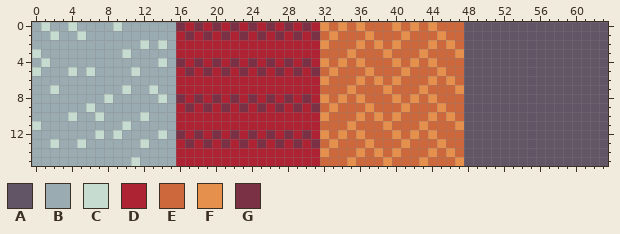
Two versions of one pixel-art sprite, gwjam82/world/floor_tiles.png. The picture above was drawn from the file before the commit.
The file is 64x16 pixels.
Palette (. is transparent): A #625565  B #9babb2  C #c7dcd0  D #ae2334  E #cd683d  F #e6904e  G #7a3045
Pixels before, first column x 0:
 0 BCBBCBBBBCBBBBBBGDGDGDGDGDGDGDGDFEFEFEEEFEFEFEEEAAAAAAAAAAAAAAAA
 1 BBCBBCBBBBBBBBBBDGDGDGDGDGDGDGDGEFEEEFEEEFEEEFEEAAAAAAAAAAAAAAAA
 2 BBBBBBBBBBBBCBCBDDDDDDDDDDDDDDDDFEEEFEFEFEEEFEFEAAAAAAAAAAAAAAAA
 3 CBBBBBBBBBCBBBBBDDDDDDDDDDDDDDDDEEEFEEEFEEEFEEEFAAAAAAAAAAAAAAAA
 4 BCBBBBBBBBBBBBCBGDGDGDGDGDGDGDGDFEFEFEEEFEFEFEEEAAAAAAAAAAAAAAAA
 5 CBBBCBCBBBBCBBBBDGDGDGDGDGDGDGDGEFEEEFEEEFEEEFEEAAAAAAAAAAAAAAAA
 6 BBBBBBBBBBBBBBBBDDDDDDDDDDDDDDDDFEEEFEFEFEEEFEFEAAAAAAAAAAAAAAAA
 7 BBCBBBBBBBCBBCBBDDDDDDDDDDDDDDDDEEEFEEEFEEEFEEEFAAAAAAAAAAAAAAAA
 8 BBBBBBBBCBBBBBCBGDGDGDGDGDGDGDGDFEFEFEEEFEFEFEEEAAAAAAAAAAAAAAAA
 9 BBBBBBCBBBBBBBBBDGDGDGDGDGDGDGDGEFEEEFEEEFEEEFEEAAAAAAAAAAAAAAAA
10 BBBBCBBCBBBBCBBBDDDDDDDDDDDDDDDDFEEEFEFEFEEEFEFEAAAAAAAAAAAAAAAA
11 CBBBBBBBBBCBBBBBDDDDDDDDDDDDDDDDEEEFEEEFEEEFEEEFAAAAAAAAAAAAAAAA
12 BBBBBBBCBCBBBBCBGDGDGDGDGDGDGDGDFEFEFEEEFEFEFEEEAAAAAAAAAAAAAAAA
13 BBCBBCBBBBBBCBBBDGDGDGDGDGDGDGDGEFEEEFEEEFEEEFEEAAAAAAAAAAAAAAAA
14 BBBBBBBBBBBBBBBBDDDDDDDDDDDDDDDDFEEEFEFEFEEEFEFEAAAAAAAAAAAAAAAA
15 BBBBBBBBBBBCBBBBDDDDDDDDDDDDDDDDEEEFEEEFEEEFEEEFAAAAAAAAAAAAAAAA
Now the later version:
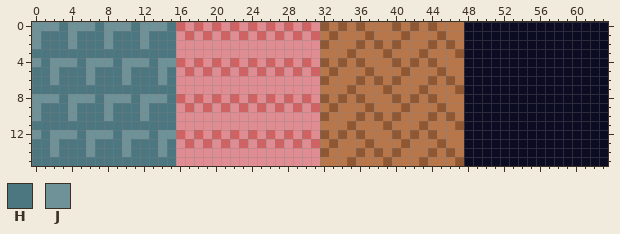
Colours new in this view: H #4c7780  J #6f9299
From old to new:
{"colour":"A","old":"#625565","new":"#0b0b22"}
{"colour":"D","old":"#ae2334","new":"#df8d92"}
{"colour":"E","old":"#cd683d","new":"#b8774a"}
{"colour":"F","old":"#e6904e","new":"#8f5732"}
{"colour":"G","old":"#7a3045","new":"#cf6262"}
{"y":0,"x":0,"old":"BCBBCBBBBCBBBBBB","new":"JJJHJJJHJJJHJJJH"}
{"y":1,"x":0,"old":"BBCBBCBBBBBBBBBB","new":"JHHHJHHHJHHHJHHH"}
{"y":2,"x":0,"old":"BBBBBBBBBBBBCBCB","new":"JHHHJHHHJHHHJHHH"}
{"y":3,"x":0,"old":"CBBBBBBBBBCBBBBB","new":"HHHHHHHHHHHHHHHH"}
{"y":4,"x":0,"old":"BCBBBBBBBBBBBBCB","new":"JHJJJHJJJHJJJHJJ"}
{"y":5,"x":0,"old":"CBBBCBCBBBBCBBBB","new":"HHJHHHJHHHJHHHJH"}
{"y":6,"x":0,"old":"BBBBBBBBBBBBBBBB","new":"HHJHHHJHHHJHHHJH"}
{"y":7,"x":0,"old":"BBCBBBBBBBCBBCBB","new":"HHHHHHHHHHHHHHHH"}
{"y":8,"x":0,"old":"BBBBBBBBCBBBBBCB","new":"JJJHJJJHJJJHJJJH"}
{"y":9,"x":0,"old":"BBBBBBCBBBBBBBBB","new":"JHHHJHHHJHHHJHHH"}
{"y":10,"x":0,"old":"BBBBCBBCBBBBCBBB","new":"JHHHJHHHJHHHJHHH"}
{"y":11,"x":0,"old":"CBBBBBBBBBCBBBBB","new":"HHHHHHHHHHHHHHHH"}
{"y":12,"x":0,"old":"BBBBBBBCBCBBBBCB","new":"JHJJJHJJJHJJJHJJ"}
{"y":13,"x":0,"old":"BBCBBCBBBBBBCBBB","new":"HHJHHHJHHHJHHHJH"}
{"y":14,"x":0,"old":"BBBBBBBBBBBBBBBB","new":"HHJHHHJHHHJHHHJH"}
{"y":15,"x":0,"old":"BBBBBBBBBBBCBBBB","new":"HHHHHHHHHHHHHHHH"}
{"label":"changed","picture_box":[32,22,608,166]}
